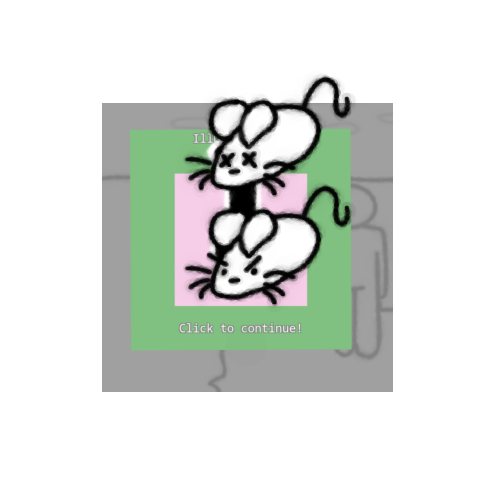
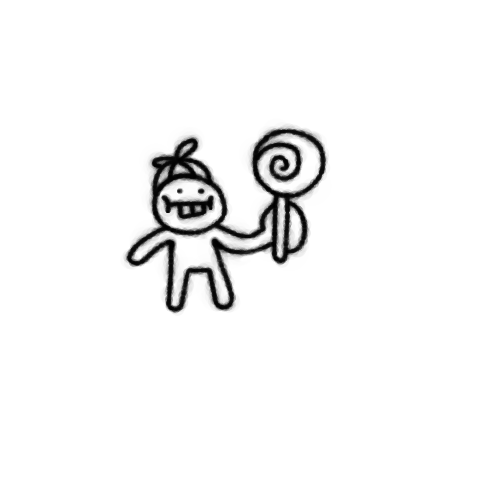
Two versions of the same layered image (500 × 500). Layer-by-layer changes:
added group "candy" with 2 layers above "kid" over [192, 73, 393, 392]
added layer "Paint Layer 13" in group "candy" over [192, 73, 384, 320]
added layer "Paint Layer 14" in group "candy" over [192, 73, 393, 392]
added group "kid" (1st of 2) with 2 layers above "redWireBreak" over [102, 73, 384, 392]
added layer "kid" (2nd of 2, in "kid") in group "kid" over [102, 73, 320, 320]
added layer "Paint Layer 11" in group "kid" over [102, 73, 384, 392]
hid group "mouseDead" (2 layers) over [128, 73, 384, 392]
hid group "mouse" (2 layers) over [128, 128, 384, 392]
hid group "fishLever" (3 layers) over [192, 73, 320, 384]
hid "Paint Layer 5 (pasted)" over [102, 73, 393, 392]
